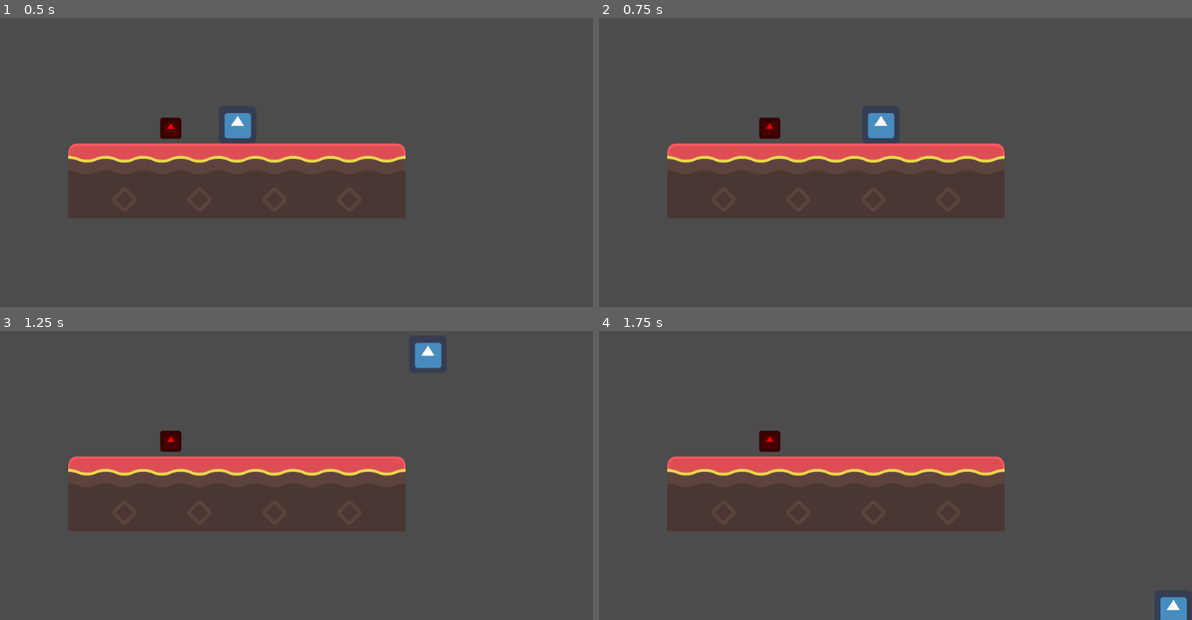
Above: before the commit, frames 1-4 (two rows, left to right).
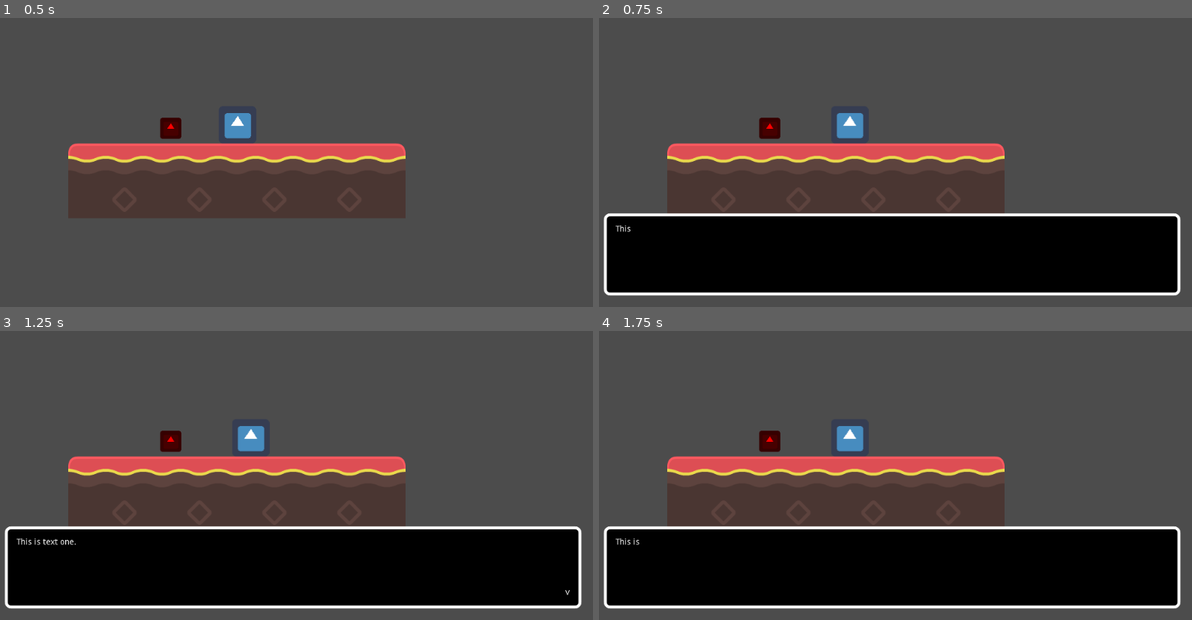
Above: after the commit, the same moments.

Repository: niwaniuk/Dualitea
Game: Godot game, scene res://Scenes/Area.tscn
Two runs of this game, one before a commit and one after it. Both use one fixed random seed, a clock stepped at 60 frames per second and the inputs below. The project has no main scene, so this scene is started directly. The engine's default icon, where the game draws it, is replaced by a stand-in: a white triangle on a blue panel in a dark square.
Inputs:
- Up to frame 1 (0.5 s): no input
- Up to frame 2 (0.75 s): tap Enter at 0.5 s; hold D (walk_right) from 0.53 s (still down); tap Shift (select) at 0.6 s
- Up to frame 3 (1.25 s): keep holding D (walk_right); tap Space (jump) at 0.77, 0.8, 1.07 s
- Up to frame 4 (1.75 s): keep holding D (walk_right); tap Space (jump) at 1.35, 1.52 s; tap Shift (select) at 1.55 s

Frame 1 is identical in both runs. In frame 2, 28% of the frame differs, in the area x 0-99%, y 32-97%; in frame 3, 28%; in frame 4, 28%.

Commit message:
Adds textbox and textbox triggers

Diff:
--- /dev/null
+++ b/Global.gd
@@ -0,0 +1,18 @@
+extends Node
+
+# Declare member variables here. Examples:
+# var a = 2
+# var b = "text"
+
+func is_textbox_visible(node):
+	var textbox = get_textbox(node)
+	return textbox and textbox.get_node("TextboxContainer").visible
+
+func get_textbox(node):
+	var textbox
+	var game = node.get_parent()
+	if game and game.has_node("TextBox"): return game.get_node("TextBox")
+
+# Called every frame. 'delta' is the elapsed time since the previous frame.
+#func _process(delta):
+#	pass
--- a/Objects/Button.gd
+++ b/Objects/Button.gd
@@ -13,8 +13,8 @@
 
 # Called every frame. 'delta' is the elapsed time since the previous frame.
 func _process(delta):
-	if Input.is_action_just_pressed("select"):
+	if !Global.is_textbox_visible(self) and Input.is_action_just_pressed("select"):
 		var overlap = get_overlapping_bodies()
 		for body in overlap:
 			if body is Player:
-				print("owo")
+				print('bloop')
--- a/Objects/Player.gd
+++ b/Objects/Player.gd
@@ -21,17 +21,18 @@
 
 # Called every frame. 'delta' is the elapsed time since the previous frame.
 func _process(delta):
-	var dir = 0
-	if Input.is_action_pressed("walk_right"):
-		dir += 1
-	if Input.is_action_pressed("walk_left"):
-		dir -= 1
-	if dir != 0:
-		velocity.x = lerp(velocity.x, dir * speed, acceleration)
-	else:
-		velocity.x = lerp(velocity.x, 0, friction)
-	velocity.y += gravity * delta
-	velocity = move_and_slide(velocity, Vector2.UP)
-	if Input.is_action_just_pressed("jump"):
-		if is_on_floor():
-			velocity.y = jump_speed
+	if (!Global.is_textbox_visible(self)):
+		var dir = 0
+		if Input.is_action_pressed("walk_right"):
+			dir += 1
+		if Input.is_action_pressed("walk_left"):
+			dir -= 1
+		if dir != 0:
+			velocity.x = lerp(velocity.x, dir * speed, acceleration)
+		else:
+			velocity.x = lerp(velocity.x, 0, friction)
+		velocity.y += gravity * delta
+		velocity = move_and_slide(velocity, Vector2.UP)
+		if Input.is_action_just_pressed("jump"):
+			if is_on_floor():
+				velocity.y = jump_speed
--- /dev/null
+++ b/Objects/TextBox.gd
@@ -0,0 +1,66 @@
+extends CanvasLayer
+
+# Adapted from https://www.youtube.com/watch?v=QEHOiORnXIk
+
+# Declare member variables here. Examples:
+# var a = 2
+# var b = "text"
+onready var textbox_container = $TextboxContainer
+onready var end_symbol = $TextboxContainer/MarginContainer/HBoxContainer/EndSymbol
+onready var text = $TextboxContainer/MarginContainer/HBoxContainer/Text
+
+const CHAR_READ_RATE = 0.02
+
+signal textbox_closed
+
+var text_queue = []
+
+# Called when the node enters the scene tree for the first time.
+func _ready():
+	hide_textbox()
+
+func hide_textbox():
+	end_symbol.text = ''
+	text.text = ''
+	textbox_container.hide()
+	emit_signal('textbox_closed')
+
+func show_textbox():
+	textbox_container.show()
+
+func queue_text(next_text):
+	text_queue.push_back(next_text)
+
+func display_text():
+	var next_text = text_queue.pop_front()
+	if (next_text):
+		end_symbol.text = ''
+		text.percent_visible = 0.0
+		show_textbox()
+		text.text = next_text
+		$Tween.interpolate_property(text, "percent_visible", 0.0, 1.0, len(next_text) * CHAR_READ_RATE, Tween.TRANS_LINEAR, Tween.EASE_IN_OUT
+		)
+		$Tween.start()
+
+func end_textbox():
+	end_symbol.text = "v"
+
+
+# Called every frame. 'delta' is the elapsed time since the previous frame.
+func _process(delta):
+	if !$Tween.is_active() and text.text == '' and !text_queue.empty():
+		display_text()
+	if (Input.is_action_just_pressed("select")):
+		if (text.text != ''):
+			if ($Tween.is_active()):
+				text.percent_visible = 1.0
+				$Tween.stop_all()
+				end_textbox()
+			elif (text_queue.empty()):
+				hide_textbox()
+			else:
+				display_text()
+
+
+func _on_Tween_tween_all_completed():
+	end_textbox()
--- /dev/null
+++ b/Objects/TextBox.tscn
@@ -0,0 +1,73 @@
+[gd_scene load_steps=3 format=2]
+
+[ext_resource path="res://Objects/TextBox.gd" type="Script" id=1]
+
+[sub_resource type="StyleBoxFlat" id=1]
+bg_color = Color( 0, 0, 0, 1 )
+border_width_left = 5
+border_width_top = 5
+border_width_right = 5
+border_width_bottom = 5
+border_color = Color( 1, 1, 1, 1 )
+corner_radius_top_left = 10
+corner_radius_top_right = 10
+corner_radius_bottom_right = 10
+corner_radius_bottom_left = 10
+
+[node name="TextBox" type="CanvasLayer"]
+script = ExtResource( 1 )
+
+[node name="TextboxContainer" type="MarginContainer" parent="."]
+anchor_top = 1.0
+anchor_right = 1.0
+anchor_bottom = 1.0
+margin_left = 20.0
+margin_top = -160.0
+margin_right = -20.0
+margin_bottom = -20.0
+__meta__ = {
+"_edit_use_anchors_": false
+}
+
+[node name="Panel" type="Panel" parent="TextboxContainer"]
+margin_right = 984.0
+margin_bottom = 140.0
+custom_styles/panel = SubResource( 1 )
+
+[node name="MarginContainer" type="MarginContainer" parent="TextboxContainer"]
+margin_right = 984.0
+margin_bottom = 140.0
+custom_constants/margin_right = 20
+custom_constants/margin_top = 20
+custom_constants/margin_left = 20
+custom_constants/margin_bottom = 20
+
+[node name="HBoxContainer" type="HBoxContainer" parent="TextboxContainer/MarginContainer"]
+margin_left = 20.0
+margin_top = 20.0
+margin_right = 964.0
+margin_bottom = 120.0
+
+[node name="Text" type="Label" parent="TextboxContainer/MarginContainer/HBoxContainer"]
+margin_right = 933.0
+margin_bottom = 100.0
+size_flags_horizontal = 3
+size_flags_vertical = 3
+text = "Placeholder textPlaceholder textPlaceholder textPlaceholder textPlaceholder textPlaceholder textPlaceholder textPlaceholder textPlaceholder textPlaceholder textPlaceholder textPlaceholder textPlaceholder textPlaceholder textPlaceholder textPlaceholder textPlaceholder textPlaceholder textPlaceholder textPlaceholder textPlaceholder textPlaceholder textPlaceholder textPlaceholder textPlaceholder textPlaceholder textPlaceholder textPlaceholder textPlaceholder textPlaceholder textPlaceholder textPlaceholder textPlaceholder textPlaceholder textPlaceholder textPlaceholder textPlaceholder textPlaceholder textPlaceholder textPlaceholder textPlaceholder textPlaceholder textPlaceholder textPlaceholder textPlaceholder textPlaceholder textPlaceholder textPlaceholder textPlaceholder textPlaceholder textPlaceholder textPlaceholder textPlaceholder textPlaceholder textPlaceholder textPlaceholder textPlaceholder textPlaceholder textPlaceholder textPlaceholder textPlaceholder text"
+autowrap = true
+clip_text = true
+__meta__ = {
+"_edit_use_anchors_": false
+}
+
+[node name="EndSymbol" type="Label" parent="TextboxContainer/MarginContainer/HBoxContainer"]
+margin_left = 937.0
+margin_top = 86.0
+margin_right = 944.0
+margin_bottom = 100.0
+size_flags_vertical = 8
+text = "v"
+
+[node name="Tween" type="Tween" parent="."]
+
+[connection signal="tween_all_completed" from="Tween" to="." method="_on_Tween_tween_all_completed"]
--- /dev/null
+++ b/Objects/TextboxTrigger.gd
@@ -0,0 +1,43 @@
+extends Area2D
+
+
+# Declare member variables here. Examples:
+# var a = 2
+# var b = "text"
+
+export (Array) var text_queue = []
+export var one_shot :bool
+export var on_button_press :bool
+
+# Called when the node enters the scene tree for the first time.
+func _ready():
+	pass # Replace with function body.
+
+func set_text_queue(new_text_queue):
+	text_queue = new_text_queue
+
+func set_one_shot(new_one_shot):
+	one_shot = new_one_shot
+
+func trigger_textbox():
+	var textbox = Global.get_textbox(self)
+	if (textbox):
+		set_deferred("monitoring", false)
+		for text in text_queue:
+			textbox.queue_text(text)
+
+# Called every frame. 'delta' is the elapsed time since the previous frame.
+func _process(delta):
+	if !Global.is_textbox_visible(self) and monitoring and Input.is_action_just_pressed("select"):
+		trigger_textbox()
+
+
+func _on_Area2D_body_entered(body):
+	if body is Player and !on_button_press:
+		trigger_textbox()
+
+
+
+func _on_TextBox_textbox_closed():
+	if (!one_shot):
+		set_deferred("monitoring", true)
--- /dev/null
+++ b/Objects/TextboxTrigger.tscn
@@ -0,0 +1,13 @@
+[gd_scene load_steps=3 format=2]
+
+[ext_resource path="res://Objects/TextboxTrigger.gd" type="Script" id=1]
+
+[sub_resource type="RectangleShape2D" id=1]
+
+[node name="TextboxTrigger" type="Area2D"]
+script = ExtResource( 1 )
+
+[node name="Collision" type="CollisionShape2D" parent="."]
+shape = SubResource( 1 )
+
+[connection signal="body_entered" from="." to="." method="_on_Area2D_body_entered"]
--- a/Scenes/Area.tscn
+++ b/Scenes/Area.tscn
@@ -1,8 +1,10 @@
-[gd_scene load_steps=33 format=2]
+[gd_scene load_steps=35 format=2]
 
 [ext_resource path="res://Graphics/debug/tilesheet.png" type="Texture" id=1]
 [ext_resource path="res://Objects/Player.tscn" type="PackedScene" id=2]
 [ext_resource path="res://Objects/Button.tscn" type="PackedScene" id=3]
+[ext_resource path="res://Objects/TextBox.tscn" type="PackedScene" id=4]
+[ext_resource path="res://Objects/TextboxTrigger.tscn" type="PackedScene" id=5]
 
 [sub_resource type="ConvexPolygonShape2D" id=2]
 points = PoolVector2Array( 64, 64, 0, 64, 0, 0, 64, 0 )
@@ -282,6 +284,8 @@
 
 [node name="Area" type="Node2D"]
 
+[node name="TextBox" parent="." instance=ExtResource( 4 )]
+
 [node name="TileMap" type="TileMap" parent="."]
 tile_set = SubResource( 1 )
 format = 1
@@ -290,5 +294,12 @@
 [node name="Button" parent="." instance=ExtResource( 3 )]
 position = Vector2( 303, 294 )
 
+[node name="TextboxTrigger" parent="." instance=ExtResource( 5 )]
+position = Vector2( 182, 293 )
+text_queue = [ "This is text one.", "This is text two.", "This is text three." ]
+on_button_press = true
+
 [node name="Player" parent="." instance=ExtResource( 2 )]
 position = Vector2( 417, 288 )
+
+[connection signal="textbox_closed" from="TextBox" to="TextboxTrigger" method="_on_TextBox_textbox_closed"]
--- a/project.godot
+++ b/project.godot
@@ -22,6 +22,10 @@
 
 config/name="Dualitea"
 config/icon="res://icon.png"
+
+[autoload]
+
+Global="*res://Global.gd"
 
 [input]
 
